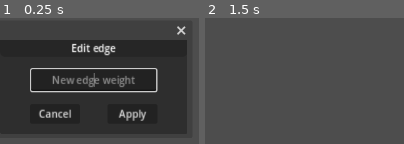
Above: before the commit, frames 1-2 (left to right).
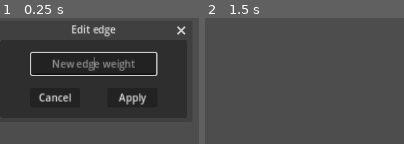
Above: after the commit, the same moments.

Repository: SergioQuintanillaGracia/graphicate
Game: Godot game, scene res://scenes/edge_edit.tscn
Same seed, same stepped clock (60 frames per second), same inputs: the game is played once before the commit and once after it. This scene is started directly instead of the project's main scene.
Inputs (mouse positions are in pixels of both pictures, inside the frame that each line leads up to):
- Up to frame 1 (0.25 s): no input
- Up to frame 2 (1.5 s): click "Apply" at 0.5 s; tap Enter (custom_ui_accept) at 1.25 s; move the mouse to (outside the picture) at 1.27 s; hold Enter (custom_ui_accept) from 1.28 s (still down); click (outside the picture) at 1.42 s

The runs differ from the first frame. In frame 1, 21% of the frame differs, in the area x 0-94%, y 5-93%; in frame 2, nothing differs.

Commit message:
Moved files, now 0 as a weight does not render

Diff:
--- a/scenes/edge_edit.tscn
+++ b/scenes/edge_edit.tscn
@@ -1,18 +1,14 @@
-[gd_scene load_steps=4 format=3 uid="uid://b7arblaqrbkpo"]
+[gd_scene load_steps=3 format=3 uid="uid://b7arblaqrbkpo"]
 
 [ext_resource type="Script" path="res://scripts/edge_edit.gd" id="1_yefm5"]
 
 [sub_resource type="Theme" id="Theme_tt77j"]
 
-[sub_resource type="StyleBoxFlat" id="StyleBoxFlat_368ll"]
-bg_color = Color(0.14902, 0.14902, 0.14902, 1)
-corner_radius_bottom_right = 8
-corner_radius_bottom_left = 8
-
 [node name="edge_edit" type="Window"]
 mesh_lod_threshold = 4.0
+title = "Edit edge"
 position = Vector2i(0, 36)
-size = Vector2i(300, 150)
+size = Vector2i(300, 124)
 unresizable = true
 script = ExtResource("1_yefm5")
 
@@ -24,22 +20,12 @@
 grow_vertical = 2
 theme = SubResource("Theme_tt77j")
 
-[node name="Title" type="Label" parent="Panel"]
-custom_minimum_size = Vector2(240, 0)
-layout_mode = 0
-offset_right = 300.0
-offset_bottom = 26.0
-theme_override_styles/normal = SubResource("StyleBoxFlat_368ll")
-text = "Edit edge"
-horizontal_alignment = 1
-vertical_alignment = 1
-
 [node name="LineEdit" type="LineEdit" parent="Panel"]
 layout_mode = 0
 offset_left = 50.0
-offset_top = 46.0
+offset_top = 20.0
 offset_right = 250.0
-offset_bottom = 81.0
+offset_bottom = 55.0
 placeholder_text = "New edge weight"
 alignment = 1
 max_length = 15
@@ -48,18 +34,18 @@
 custom_minimum_size = Vector2(80, 30)
 layout_mode = 0
 offset_left = 172.0
-offset_top = 102.0
+offset_top = 76.0
 offset_right = 252.0
-offset_bottom = 133.0
+offset_bottom = 107.0
 text = "Apply"
 
 [node name="CancelButton" type="Button" parent="Panel"]
 custom_minimum_size = Vector2(80, 30)
 layout_mode = 0
 offset_left = 48.0
-offset_top = 102.0
+offset_top = 76.0
 offset_right = 128.0
-offset_bottom = 133.0
+offset_bottom = 107.0
 text = "Cancel"
 
 [connection signal="pressed" from="Panel/ApplyButton" to="." method="_on_apply_button_pressed"]
--- a/scenes/main.tscn
+++ b/scenes/main.tscn
@@ -2,15 +2,15 @@
 
 [ext_resource type="Script" path="res://scripts/ToggleButton.gd" id="1_ea3wp"]
 [ext_resource type="Script" path="res://scripts/main.gd" id="1_rgeyl"]
-[ext_resource type="Texture2D" uid="uid://bb64in6b5xfim" path="res://icons/menu.png" id="1_vr1x3"]
 [ext_resource type="Texture2D" uid="uid://cne6ybr2gtdny" path="res://icons/vertex_icon.png" id="2_iww1y"]
-[ext_resource type="Texture2D" uid="uid://bvgn3kn7lb2m2" path="res://icons/edit_icon.png" id="4_lvvfh"]
-[ext_resource type="Texture2D" uid="uid://lktc6l41jksx" path="res://icons/edge_icon.png" id="5_ri6rr"]
-[ext_resource type="Texture2D" uid="uid://co313xvcx5xby" path="res://icons/delete_icon.png" id="6_g2uue"]
-[ext_resource type="Texture2D" uid="uid://whpx4ttmig4f" path="res://icons/image_icon.png" id="8_sgf1m"]
-[ext_resource type="Texture2D" uid="uid://b6k78fre3jnoh" path="res://icons/settings_icon.png" id="9_ycota"]
-[ext_resource type="Texture2D" uid="uid://cvaaamjcww4d4" path="res://icons/Algorithms/properties.png" id="10_tbdpo"]
-[ext_resource type="Texture2D" uid="uid://bx5xv5wbevkiy" path="res://icons/Algorithms/dijkstra.png" id="11_5wg7r"]
+[ext_resource type="Texture2D" uid="uid://bb64in6b5xfim" path="res://icons/menus/menu.png" id="3_jyjdw"]
+[ext_resource type="Texture2D" uid="uid://lktc6l41jksx" path="res://icons/menus/edge_icon.png" id="5_ak26l"]
+[ext_resource type="Texture2D" uid="uid://co313xvcx5xby" path="res://icons/menus/delete_icon.png" id="6_clc4f"]
+[ext_resource type="Texture2D" uid="uid://bvgn3kn7lb2m2" path="res://icons/menus/edit_icon.png" id="7_8lgwr"]
+[ext_resource type="Texture2D" uid="uid://whpx4ttmig4f" path="res://icons/menus/image_icon.png" id="8_clvg8"]
+[ext_resource type="Texture2D" uid="uid://b6k78fre3jnoh" path="res://icons/menus/settings_icon.png" id="9_xu70s"]
+[ext_resource type="Texture2D" uid="uid://cvaaamjcww4d4" path="res://icons/algorithms/properties.png" id="10_g2g0t"]
+[ext_resource type="Texture2D" uid="uid://bx5xv5wbevkiy" path="res://icons/algorithms/dijkstra.png" id="11_1p8qp"]
 
 [sub_resource type="RectangleShape2D" id="RectangleShape2D_00rrm"]
 size = Vector2(1, 1)
@@ -142,7 +142,7 @@
 [node name="Menu" type="Sprite2D" parent="HBoxContainer/Sidebar/VBoxContainer/TopContainer/ToggleButton"]
 position = Vector2(26, 24)
 scale = Vector2(0.3, 0.3)
-texture = ExtResource("1_vr1x3")
+texture = ExtResource("3_jyjdw")
 
 [node name="Label" type="Label" parent="HBoxContainer/Sidebar/VBoxContainer/TopContainer/ToggleButton"]
 layout_mode = 1
@@ -210,7 +210,7 @@
 [node name="Icon" type="Sprite2D" parent="HBoxContainer/Sidebar/VBoxContainer/TopContainer/DrawEdgeButton"]
 position = Vector2(25, 24)
 scale = Vector2(0.2, 0.2)
-texture = ExtResource("5_ri6rr")
+texture = ExtResource("5_ak26l")
 
 [node name="Label" type="Label" parent="HBoxContainer/Sidebar/VBoxContainer/TopContainer/DrawEdgeButton"]
 layout_mode = 1
@@ -244,7 +244,7 @@
 [node name="Icon" type="Sprite2D" parent="HBoxContainer/Sidebar/VBoxContainer/TopContainer/DeleteButton"]
 position = Vector2(25, 24)
 scale = Vector2(0.2, 0.2)
-texture = ExtResource("6_g2uue")
+texture = ExtResource("6_clc4f")
 
 [node name="Label" type="Label" parent="HBoxContainer/Sidebar/VBoxContainer/TopContainer/DeleteButton"]
 layout_mode = 1
@@ -278,7 +278,7 @@
 [node name="Icon" type="Sprite2D" parent="HBoxContainer/Sidebar/VBoxContainer/TopContainer/EditButton"]
 position = Vector2(25, 24)
 scale = Vector2(0.2, 0.2)
-texture = ExtResource("4_lvvfh")
+texture = ExtResource("7_8lgwr")
 
 [node name="Label" type="Label" parent="HBoxContainer/Sidebar/VBoxContainer/TopContainer/EditButton"]
 layout_mode = 1
@@ -317,7 +317,7 @@
 [node name="Icon" type="Sprite2D" parent="HBoxContainer/Sidebar/VBoxContainer/BottomContainer/ImageButton"]
 position = Vector2(25, 24)
 scale = Vector2(0.2, 0.2)
-texture = ExtResource("8_sgf1m")
+texture = ExtResource("8_clvg8")
 
 [node name="Label" type="Label" parent="HBoxContainer/Sidebar/VBoxContainer/BottomContainer/ImageButton"]
 layout_mode = 1
@@ -350,7 +350,7 @@
 [node name="Icon" type="Sprite2D" parent="HBoxContainer/Sidebar/VBoxContainer/BottomContainer/SettingsButton"]
 position = Vector2(25, 24)
 scale = Vector2(0.2, 0.2)
-texture = ExtResource("9_ycota")
+texture = ExtResource("9_xu70s")
 
 [node name="Label" type="Label" parent="HBoxContainer/Sidebar/VBoxContainer/BottomContainer/SettingsButton"]
 layout_mode = 1
@@ -373,7 +373,7 @@
 
 [node name="Algorithms" type="Panel" parent="HBoxContainer"]
 clip_contents = true
-custom_minimum_size = Vector2(160, 0)
+custom_minimum_size = Vector2(150, 0)
 layout_mode = 2
 theme_override_styles/panel = SubResource("StyleBoxFlat_6f24n")
 
@@ -396,7 +396,6 @@
 clip_contents = true
 custom_minimum_size = Vector2(0, 48)
 layout_mode = 2
-script = ExtResource("1_ea3wp")
 
 [node name="ColorRect" type="ColorRect" parent="HBoxContainer/Algorithms/VBoxContainer/TopContainer/AlgorithmTitle"]
 layout_mode = 1
@@ -411,7 +410,7 @@
 [node name="Menu" type="Sprite2D" parent="HBoxContainer/Algorithms/VBoxContainer/TopContainer/AlgorithmTitle"]
 position = Vector2(30, 24)
 scale = Vector2(0.3, 0.3)
-texture = ExtResource("1_vr1x3")
+texture = ExtResource("3_jyjdw")
 
 [node name="Label" type="Label" parent="HBoxContainer/Algorithms/VBoxContainer/TopContainer/AlgorithmTitle"]
 layout_mode = 1
@@ -445,7 +444,7 @@
 [node name="Icon" type="Sprite2D" parent="HBoxContainer/Algorithms/VBoxContainer/TopContainer/Properties"]
 position = Vector2(30, 24)
 scale = Vector2(0.18, 0.18)
-texture = ExtResource("10_tbdpo")
+texture = ExtResource("10_g2g0t")
 
 [node name="Label" type="Label" parent="HBoxContainer/Algorithms/VBoxContainer/TopContainer/Properties"]
 layout_mode = 1
@@ -479,7 +478,7 @@
 [node name="Icon" type="Sprite2D" parent="HBoxContainer/Algorithms/VBoxContainer/TopContainer/Dijkstra"]
 position = Vector2(30, 24)
 scale = Vector2(0.2, 0.2)
-texture = ExtResource("11_5wg7r")
+texture = ExtResource("11_1p8qp")
 
 [node name="Label" type="Label" parent="HBoxContainer/Algorithms/VBoxContainer/TopContainer/Dijkstra"]
 layout_mode = 1
--- a/scenes/vertex.tscn
+++ b/scenes/vertex.tscn
@@ -1,7 +1,7 @@
 [gd_scene load_steps=4 format=3 uid="uid://cn8bejc7m142v"]
 
-[ext_resource type="Texture2D" uid="uid://cjbvsrrw0ddg2" path="res://icons/vertex.png" id="1_lxebx"]
 [ext_resource type="Script" path="res://scripts/vertex.gd" id="1_ukolv"]
+[ext_resource type="Texture2D" uid="uid://cjbvsrrw0ddg2" path="res://icons/menus/vertex.png" id="2_qc2a5"]
 
 [sub_resource type="CircleShape2D" id="CircleShape2D_iw3if"]
 radius = 10.0499
@@ -16,7 +16,7 @@
 
 [node name="Vertex" type="Sprite2D" parent="."]
 scale = Vector2(0.3, 0.3)
-texture = ExtResource("1_lxebx")
+texture = ExtResource("2_qc2a5")
 
 [node name="Name" type="Label" parent="."]
 offset_left = -92.0
--- a/scenes/vertex_edit.tscn
+++ b/scenes/vertex_edit.tscn
@@ -1,16 +1,12 @@
-[gd_scene load_steps=3 format=3 uid="uid://fo7hjtci5yvg"]
+[gd_scene load_steps=2 format=3 uid="uid://fo7hjtci5yvg"]
 
 [ext_resource type="Script" path="res://scripts/vertex_edit.gd" id="1_j3x8q"]
 
-[sub_resource type="StyleBoxFlat" id="StyleBoxFlat_368ll"]
-bg_color = Color(0.14902, 0.14902, 0.14902, 1)
-corner_radius_bottom_right = 8
-corner_radius_bottom_left = 8
-
 [node name="vertex_edit" type="Window"]
 mesh_lod_threshold = 4.0
+title = "Edit vertex"
 position = Vector2i(0, 36)
-size = Vector2i(300, 150)
+size = Vector2i(300, 124)
 unresizable = true
 content_scale_mode = 1
 content_scale_aspect = 4
@@ -23,22 +19,12 @@
 grow_horizontal = 2
 grow_vertical = 2
 
-[node name="Title" type="Label" parent="Panel"]
-custom_minimum_size = Vector2(240, 0)
-layout_mode = 0
-offset_right = 300.0
-offset_bottom = 26.0
-theme_override_styles/normal = SubResource("StyleBoxFlat_368ll")
-text = "Edit vertex"
-horizontal_alignment = 1
-vertical_alignment = 1
-
 [node name="LineEdit" type="LineEdit" parent="Panel"]
 layout_mode = 0
 offset_left = 50.0
-offset_top = 46.0
+offset_top = 20.0
 offset_right = 250.0
-offset_bottom = 81.0
+offset_bottom = 55.0
 placeholder_text = "New vertex name"
 alignment = 1
 max_length = 15
@@ -47,18 +33,18 @@
 custom_minimum_size = Vector2(80, 30)
 layout_mode = 0
 offset_left = 172.0
-offset_top = 102.0
+offset_top = 76.0
 offset_right = 252.0
-offset_bottom = 133.0
+offset_bottom = 107.0
 text = "Apply"
 
 [node name="CancelButton" type="Button" parent="Panel"]
 custom_minimum_size = Vector2(80, 30)
 layout_mode = 0
 offset_left = 48.0
-offset_top = 102.0
+offset_top = 76.0
 offset_right = 128.0
-offset_bottom = 133.0
+offset_bottom = 107.0
 text = "Cancel"
 
 [connection signal="pressed" from="Panel/ApplyButton" to="." method="_on_apply_button_pressed"]
--- a/scripts/edge.gd
+++ b/scripts/edge.gd
@@ -27,4 +27,7 @@
 
 func set_weight(new_weight: float) -> void:
 	weight = new_weight
-	$Label.text = str(weight)
+	if weight == 0:
+		$Label.text = ""
+	else:
+		$Label.text = str(weight)
--- a/scripts/edge_edit.gd
+++ b/scripts/edge_edit.gd
@@ -11,6 +11,8 @@
 	if event.is_action_pressed("custom_ui_accept"):
 		_on_apply_button_pressed()
 
+	if event.is_action_pressed("ui_cancel"):
+		hide()
 
 func set_edge(edge_input: Node2D):
 	edge = edge_input
--- a/scripts/vertex_edit.gd
+++ b/scripts/vertex_edit.gd
@@ -11,10 +11,13 @@
 	if event.is_action_pressed("custom_ui_accept"):
 		_on_apply_button_pressed()
 
+	if event.is_action_pressed("ui_cancel"):
+		hide()
+
 
 func set_vertex(vertex_input: Node2D):
 	vertex = vertex_input
-	$Panel/Title.text = $Panel/Title.text + " (" + vertex.name + ")"
+	title += " (" + vertex.name + ")"
 
 
 func _on_apply_button_pressed():
Renamed: icons/Algorithms/dijkstra.png -> icons/algorithms/dijkstra.png
Not shown, changed: icons/algorithms/dijkstra.png.import
Renamed: icons/Algorithms/properties.png -> icons/algorithms/properties.png
Not shown, changed: icons/algorithms/properties.png.import
Renamed: icons/delete_icon.png -> icons/menus/delete_icon.png
Not shown, changed: icons/menus/delete_icon.png.import
Renamed: icons/edge_icon.png -> icons/menus/edge_icon.png
Not shown, changed: icons/menus/edge_icon.png.import
Renamed: icons/edit_icon.png -> icons/menus/edit_icon.png
Not shown, changed: icons/menus/edit_icon.png.import
Renamed: icons/image_icon.png -> icons/menus/image_icon.png
Not shown, changed: icons/menus/image_icon.png.import
(and 6 more such lines)
